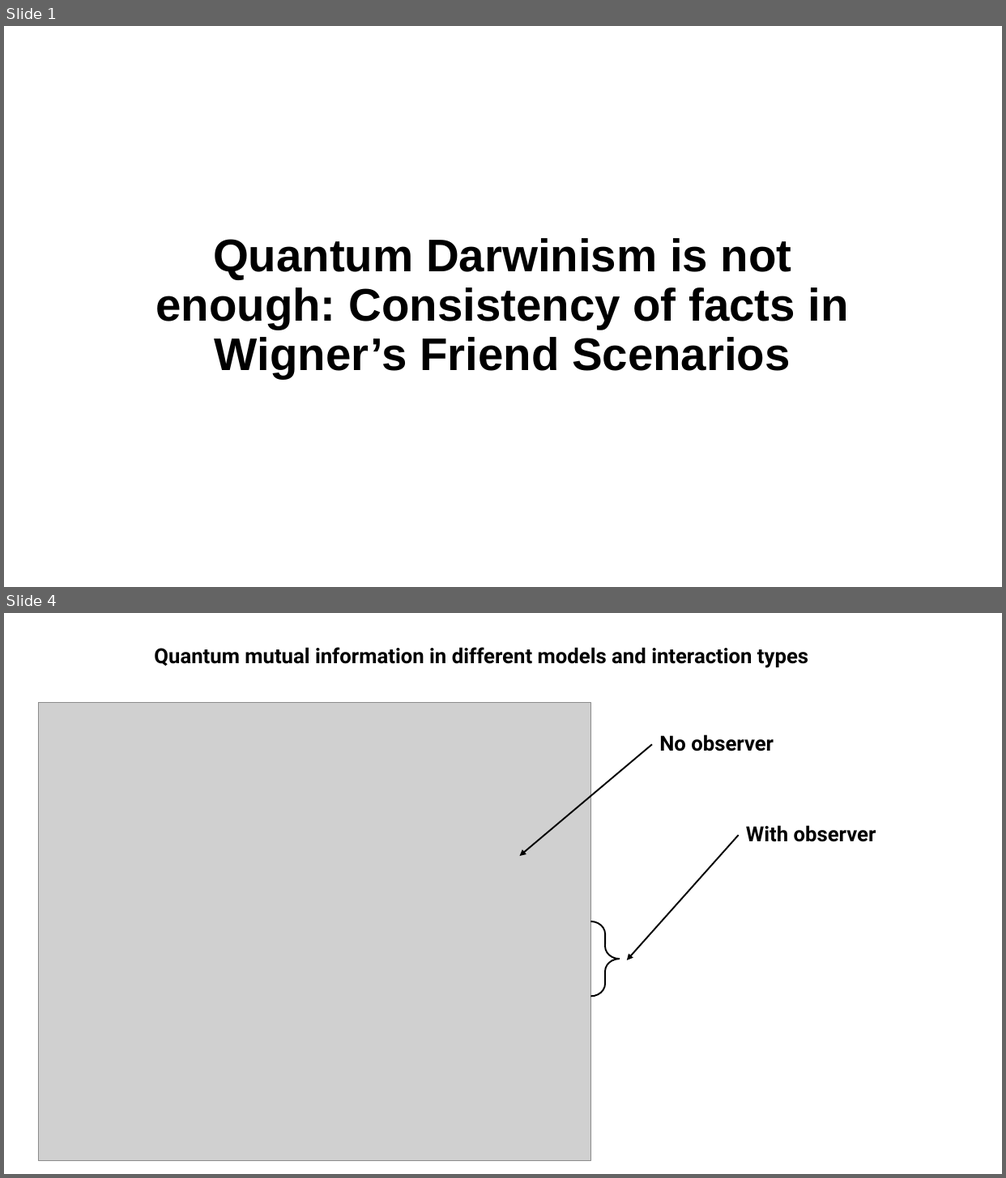
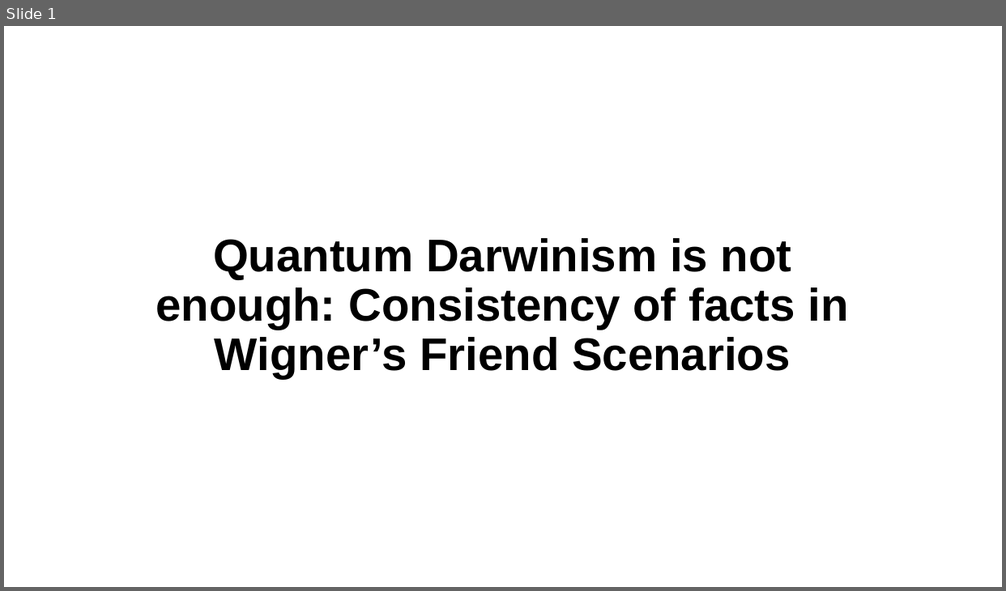
Before and after one commit to PHUHUUTRANDON/Quantum-Darwinism, a slide deck: Decoherence.pptx. Shown one above the other, each under a label of ours: slides 1 and 4 before the commit, slide 1 after it; the slides between them are not shown. The pictures are 1006x1178 and 1006x591 pixels, drawn with LibreOffice and Linux fonts; fonts in the diff are those of the drawing; grey boxes stand for pictures. Boxes give left, top, right and bottom in pixels: in the first picture for what was removed or moved away, otherwise in the second. Text is boxed around its words. In the diff, an @@ line names an element or a change of style, - is before the commit and + after.

```diff
--- a/Decoherence.pptx
+++ b/Decoherence.pptx
@@ slide 4 removed at (4, 613, 1002, 1174), background #FFFFFF @@
@@ text removed at (154, 647, 808, 668) @@
-Quantum mutual information in different models and interaction types
@@ picture removed at (39, 703, 591, 1161) @@
@@ arrow removed from (652, 745) to (520, 856) @@
@@ text removed at (659, 735, 774, 752) @@
-No observer
@@ text removed at (746, 825, 876, 842) @@
-With observer
@@ arrow removed from (739, 835) to (627, 960) @@
@@ right brace removed at (591, 922, 620, 996) @@
```
Also in this commit, not shown: 3 slides added, 7 other slides removed, 2 other files.
